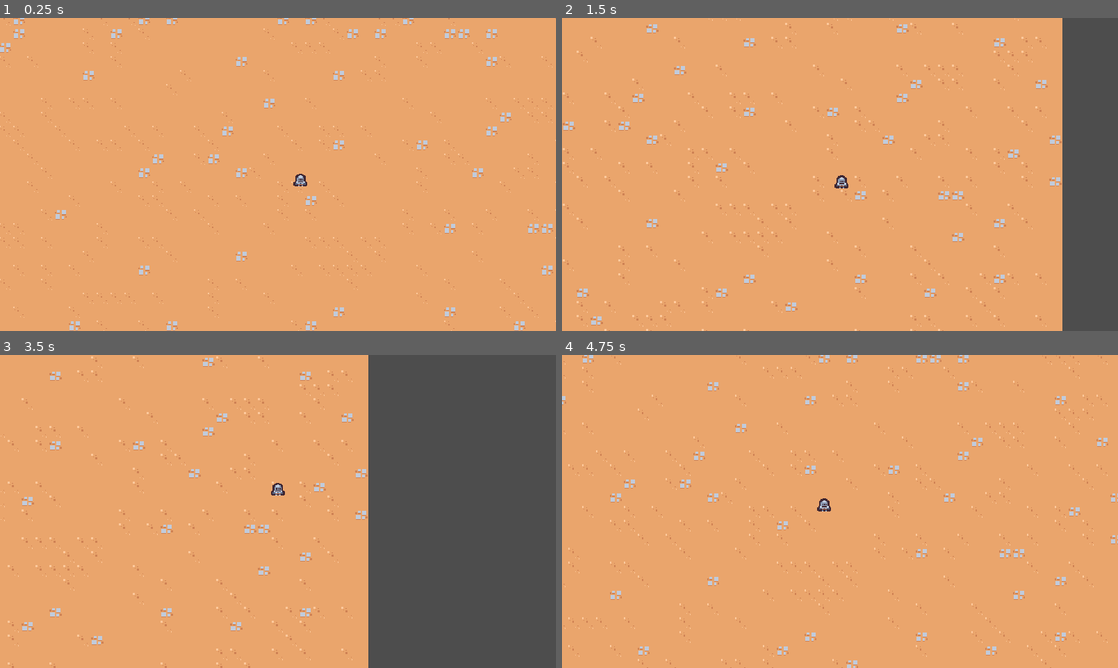
Above: before the commit, frames 1-4 (two rows, left to right).
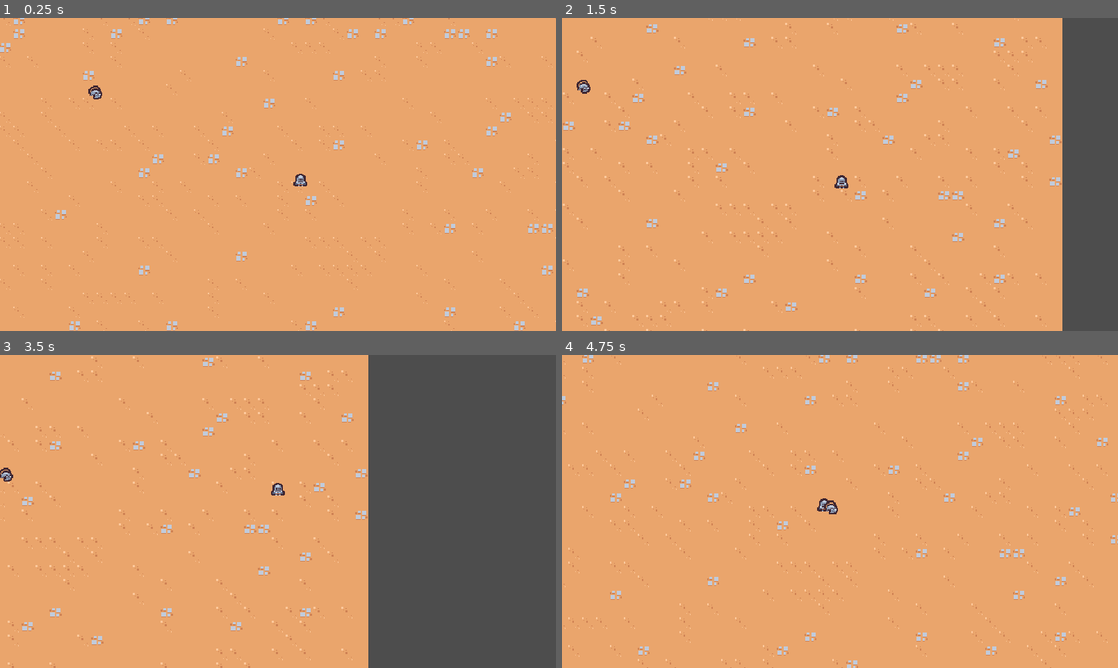
Above: after the commit, the same moments.

Repository: exglegaming/survivors-course
Game: Godot game, scene res://scenes/main/main.tscn
Two runs of this game, one before a commit and one after it. Both use one fixed random seed, a clock stepped at 60 frames per second and the inputs below.
Inputs:
- Up to frame 1 (0.25 s): no input
- Up to frame 2 (1.5 s): hold D (move_right) 0.53-1.28 s; hold S (move_down) from 1.28 s (still down)
- Up to frame 3 (3.5 s): release S (move_down) at 2.03 s; hold D (move_right) 2.03-2.78 s; hold W (move_up) from 2.78 s (still down)
- Up to frame 4 (4.75 s): release W (move_up) at 3.53 s; hold A (move_left) from 3.53 s (still down)

The runs differ from the first frame. In frame 1, less than 0.1% of the frame differs, in the area x 15-19%, y 21-26%; in frame 2, less than 0.1%, in the area x 2-6%, y 19-25%; in frame 3, less than 0.1%; in frame 4, less than 0.1%.

Commit message:
created rat enemy

Diff:
--- /dev/null
+++ b/scenes/basic_enemy/basic_enemy.tscn
@@ -0,0 +1,19 @@
+[gd_scene format=3 uid="uid://xwqfmvgmx3ol"]
+
+[ext_resource type="Texture2D" uid="uid://ci5tfng20wi8q" path="res://assets/enemy/basic_enemy.png" id="1_fng3e"]
+[ext_resource type="Script" uid="uid://bi43akt176btc" path="res://scripts/basic_enemy/basic_enemy.gd" id="1_gxg7h"]
+
+[sub_resource type="CircleShape2D" id="CircleShape2D_fng3e"]
+radius = 5.0
+
+[node name="BasicEnemy" type="CharacterBody2D" unique_id=363237804]
+collision_layer = 0
+script = ExtResource("1_gxg7h")
+
+[node name="Sprite2D" type="Sprite2D" parent="." unique_id=1729877960]
+texture = ExtResource("1_fng3e")
+offset = Vector2(0, -4)
+
+[node name="CollisionShape2D" type="CollisionShape2D" parent="." unique_id=1111042215]
+position = Vector2(0, -5)
+shape = SubResource("CircleShape2D_fng3e")
--- a/scenes/main/main.tscn
+++ b/scenes/main/main.tscn
@@ -3,6 +3,7 @@
 [ext_resource type="PackedScene" uid="uid://bwih6ucg3wo4u" path="res://scenes/player/player.tscn" id="1_hyk8p"]
 [ext_resource type="Texture2D" uid="uid://cskquh74cuopt" path="res://assets/environment/tilemap_packed.png" id="1_iuonh"]
 [ext_resource type="PackedScene" uid="uid://mffpdhn2qnda" path="res://scenes/game_camera/game_camera.tscn" id="3_k2fmo"]
+[ext_resource type="PackedScene" uid="uid://xwqfmvgmx3ol" path="res://scenes/basic_enemy/basic_enemy.tscn" id="4_l3cfh"]
 
 [sub_resource type="TileSetAtlasSource" id="TileSetAtlasSource_k2fmo"]
 texture = ExtResource("1_iuonh")
@@ -58,3 +59,6 @@
 
 [node name="Player" parent="." unique_id=407612415 instance=ExtResource("1_hyk8p")]
 position = Vector2(316, 168)
+
+[node name="BasicEnemy" parent="." unique_id=363237804 instance=ExtResource("4_l3cfh")]
+position = Vector2(63, 57)
--- a/scenes/player/player.tscn
+++ b/scenes/player/player.tscn
@@ -7,6 +7,7 @@
 radius = 5.0
 
 [node name="Player" type="CharacterBody2D" unique_id=407612415 groups=["player"]]
+collision_layer = 0
 script = ExtResource("1_dovo2")
 
 [node name="Sprite2D" type="Sprite2D" parent="." unique_id=1293762126]
--- /dev/null
+++ b/scripts/basic_enemy/basic_enemy.gd
@@ -0,0 +1,18 @@
+class_name BasicEnemy
+extends CharacterBody2D
+
+
+const MAX_SPEED: float = 75.0
+
+
+func _physics_process(_delta: float) -> void:
+	var direction: Vector2 = get_direction_to_player()
+	velocity = direction * MAX_SPEED
+	move_and_slide()
+
+
+func get_direction_to_player() -> Vector2:
+	var player_node: Player = get_tree().get_first_node_in_group("player")
+	if player_node != null:
+		return (player_node.global_position - global_position).normalized()
+	return Vector2.ZERO
Binary file added: assets/enemy/basic_enemy.png
Not shown, added: assets/enemy/basic_enemy.png.import
Not shown, added: scripts/basic_enemy/basic_enemy.gd.uid
